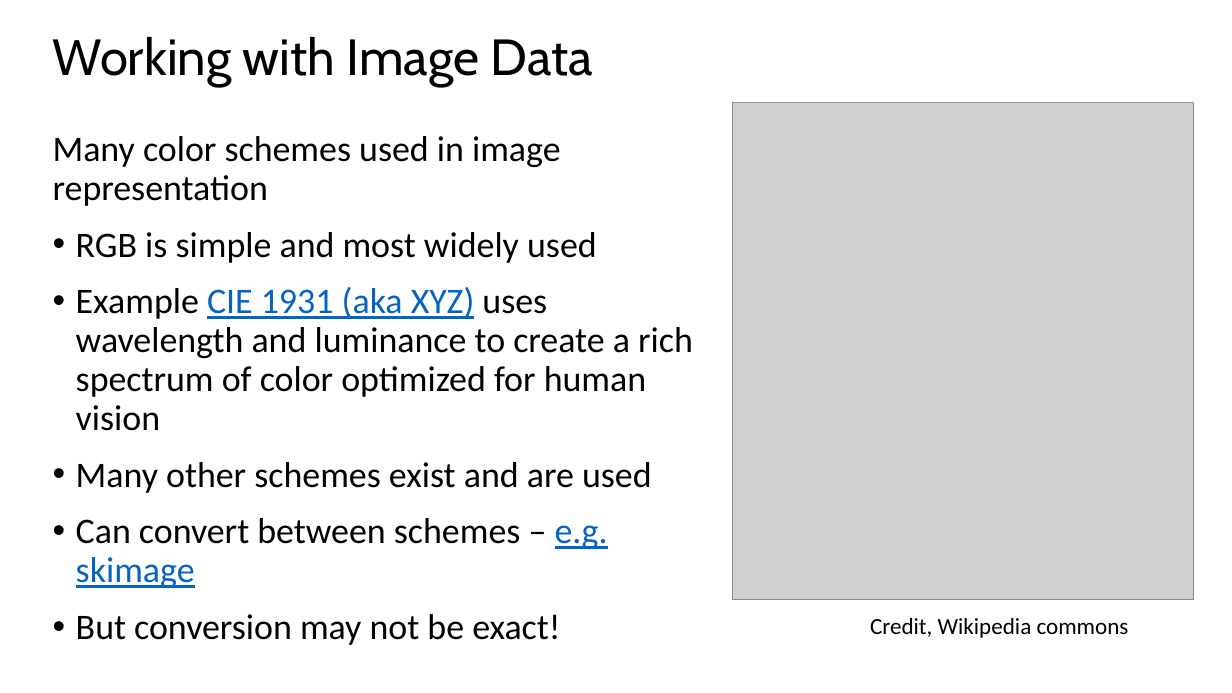
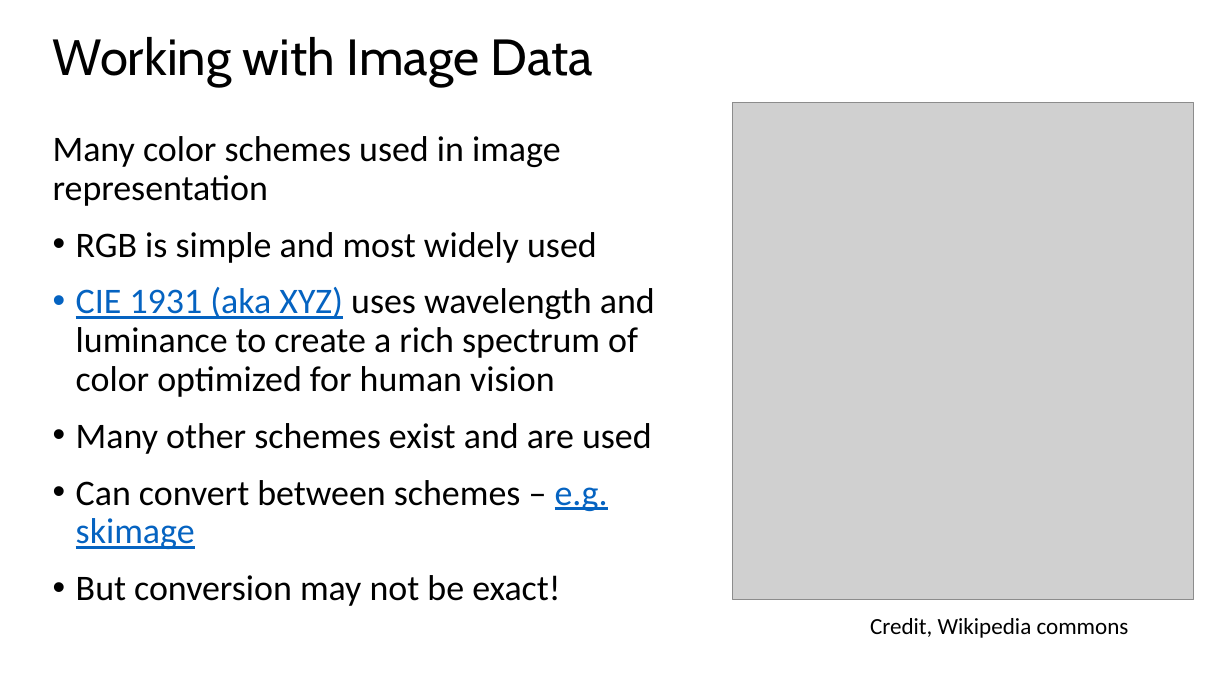
Before and after one commit to StephenElston/CSCI-E25, a slide deck: slide 27 of Slides/1_Introduction.pptx. Drawn at 1232x693 pixels with LibreOffice and Linux fonts; fonts in the diff are those of the drawing; grey boxes stand for pictures. Boxes give left, top, right and bottom in pixels: in the first picture for what was removed or moved away, otherwise in the second. Text is boxed around its words. In the diff, an @@ line names an element or a change of style, - is before the commit and + after.

```diff
--- a/Slides/1_Introduction.pptx
+++ b/Slides/1_Introduction.pptx
@@ text at bbox=[76, 287, 655, 397]: text changed @@
-• Example CIE 1931 (aka XYZ) uses wavelength and luminance to create a rich spectrum of color optimized for human vision
+• CIE 1931 (aka XYZ) uses wavelength and luminance to create a rich spectrum of color optimized for human vision
```
Also in this commit, not shown: 24 other slides changed.
